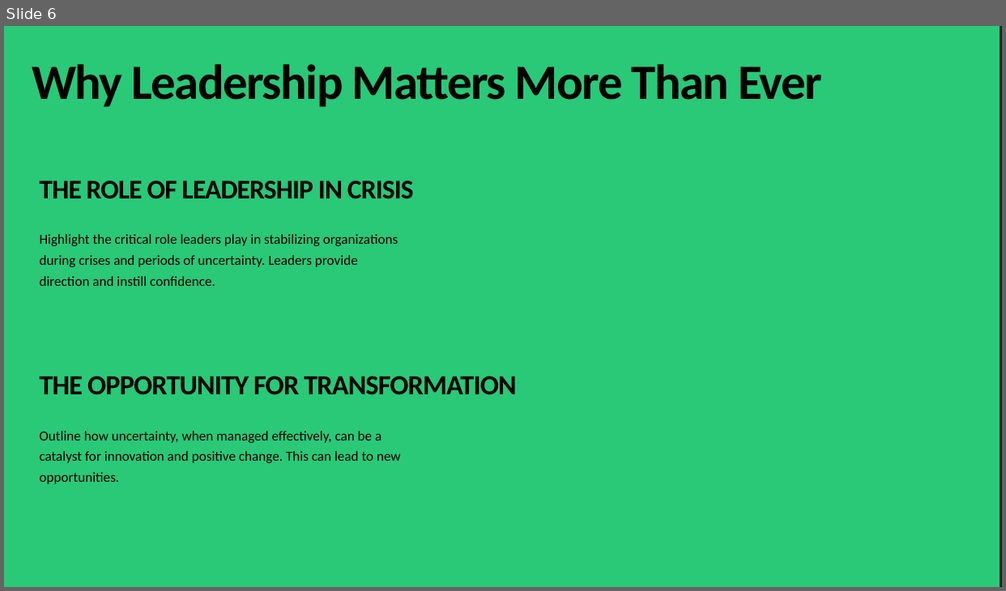
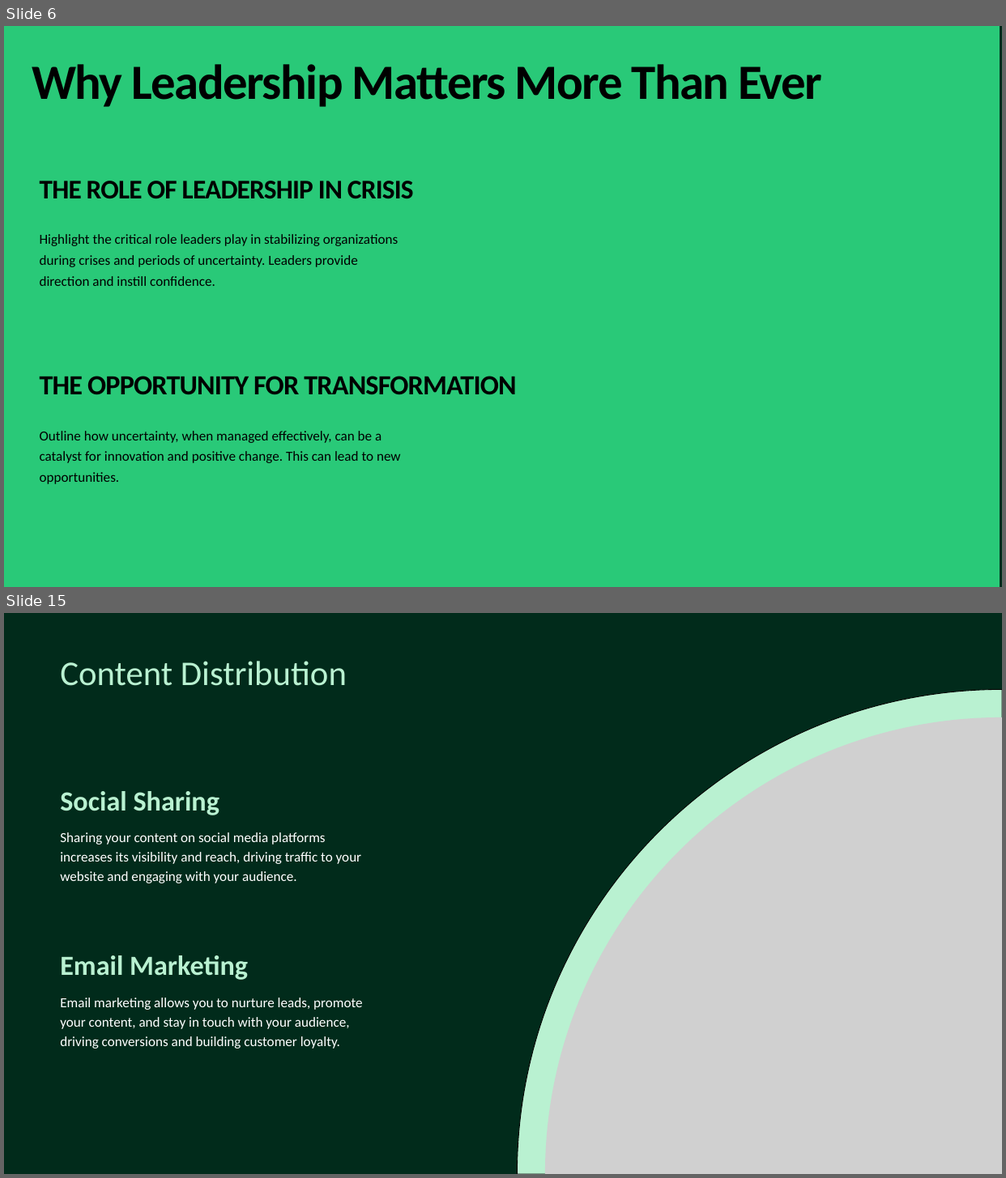
Before and after one commit to Manpreet1710/ppt-maker, a slide deck: output_ppt.pptx. Shown one above the other, each under a label of ours: slide 6 before the commit, slides 6 and 15 after it; the slides between them are not shown. The pictures are 1006x591 and 1006x1178 pixels, drawn with LibreOffice and Linux fonts; fonts in the diff are those of the drawing; grey boxes stand for pictures. Boxes give left, top, right and bottom in pixels: in the first picture for what was removed or moved away, otherwise in the second. Text is boxed around its words. In the diff, an @@ line names an element or a change of style, - is before the commit and + after.

```diff
--- a/output_ppt.pptx
+++ b/output_ppt.pptx
@@ slide 15 added at (4, 613, 1002, 1174), background #012B1B @@
@@ text added at (60, 661, 347, 686), 50 pt, text #B9F1D1 @@
+Content Distribution
@@ freeform shape added at (517, 689, 1002, 1174), fill #B9F1D1, outline #000000 1 pt @@
@@ picture added at (545, 717, 1002, 1174) @@
@@ text added at (60, 791, 219, 815), 40 pt, text #B9F1D1, bold @@
+Social Sharing
@@ text added at (60, 833, 362, 884), 20 pt, text #FFFFFF @@
+Sharing your content on social media platforms increases its visibility and reach, driving traffic to your website and engaging with your audience.
@@ text added at (60, 956, 248, 980), 40 pt, text #B9F1D1, bold @@
+Email Marketing
@@ text added at (60, 998, 363, 1049), 20 pt, text #FFFFFF @@
+Email marketing allows you to nurture leads, promote your content, and stay in touch with your audience, driving conversions and building customer loyalty.
```
Also in this commit, not shown: 7 slides changed, 12 other slides added, 13 slides removed, 7 other files.
